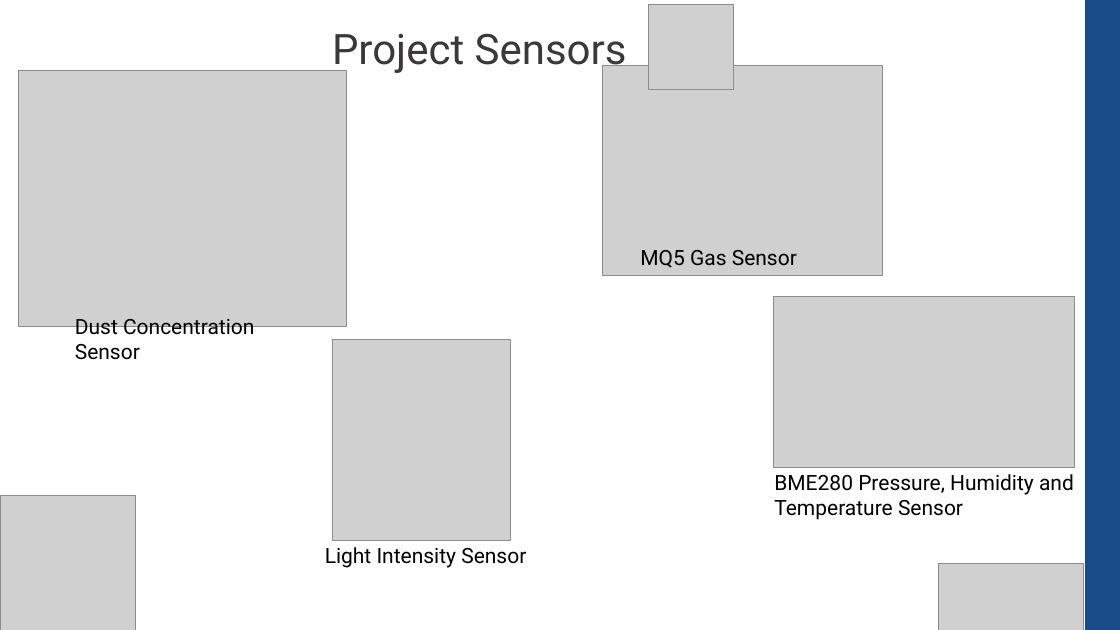
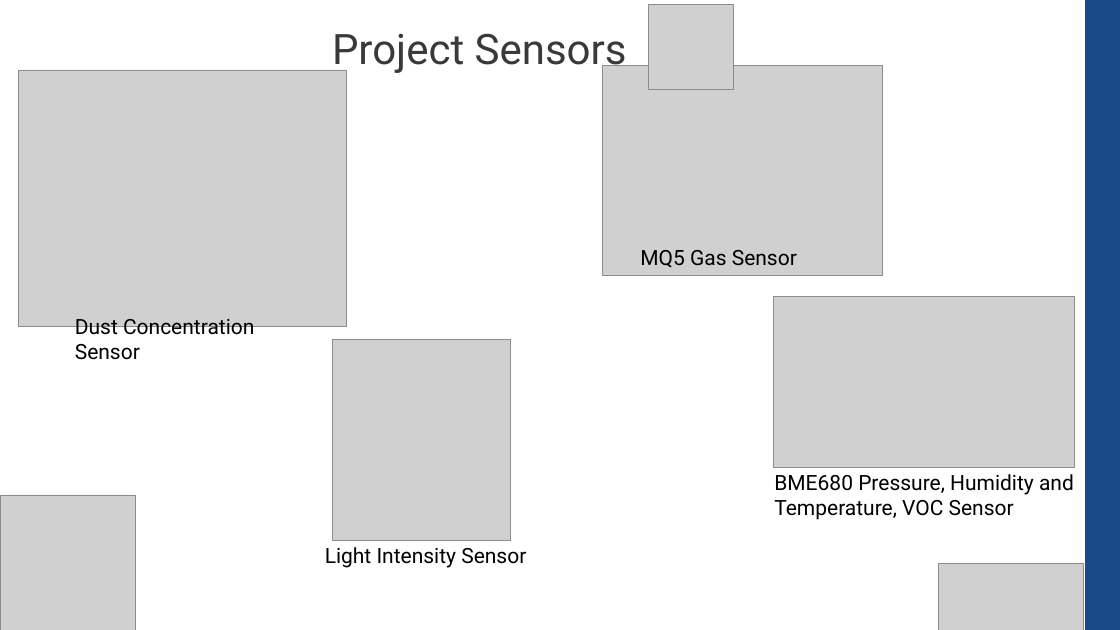
Before and after one commit to CompEng0001/IoT-and-Our-Schools-Environments-for-Education, a slide deck: slide 7 of Lessons/Sensors_101.pptx (slide 6 before the commit). Drawn at 1120x630 pixels with LibreOffice and Linux fonts; fonts in the diff are those of the drawing; grey boxes stand for pictures. Boxes give left, top, right and bottom in pixels: in the first picture for what was removed or moved away, otherwise in the second. Text is boxed around its words. In the diff, an @@ line names an element or a change of style, - is before the commit and + after.

```diff
--- a/Lessons/Sensors_101.pptx
+++ b/Lessons/Sensors_101.pptx
@@ text at (774, 474, 1074, 520): text changed @@
-BME280 Pressure, Humidity and Temperature Sensor
+BME680 Pressure, Humidity and Temperature, VOC Sensor
```
Also in this commit, not shown: 4 other slides changed, 1 slide added.
